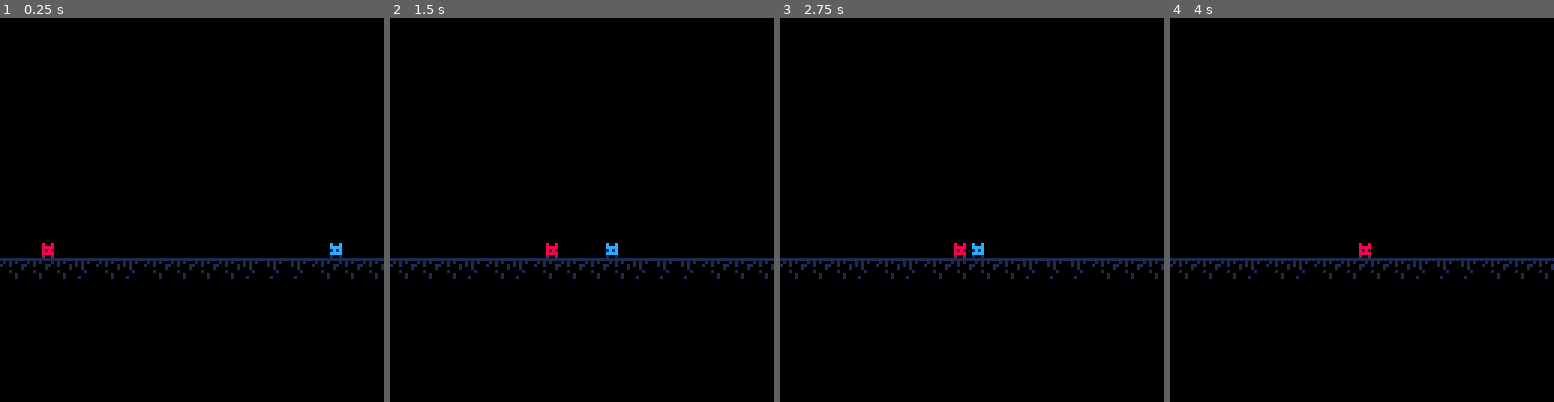
Above: before the commit, frames 1-4 (left to right).
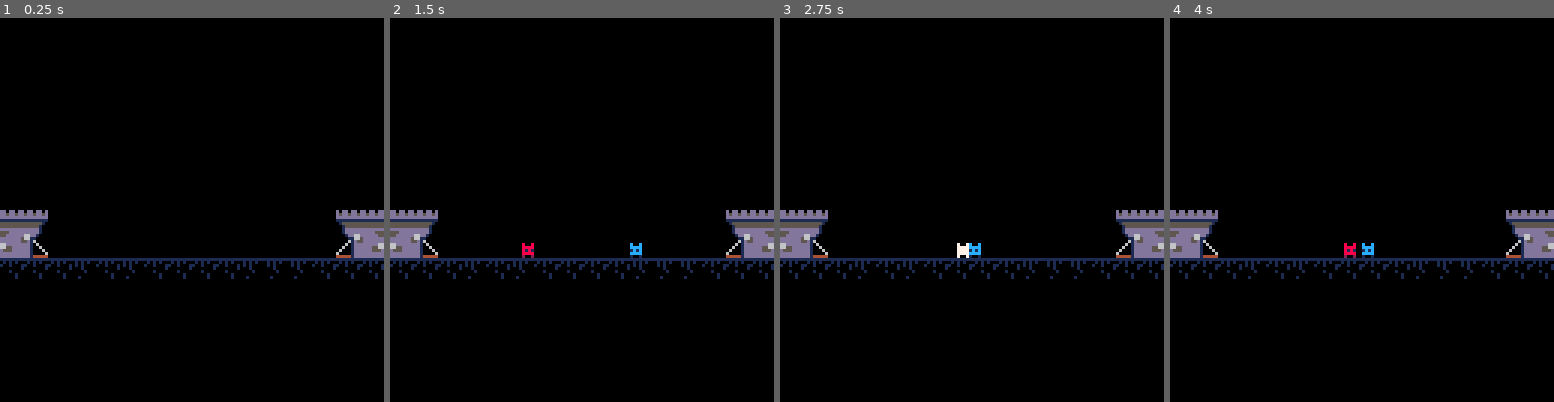
Above: after the commit, the same moments.

Repository: belen-albeza/ldjam-55
Game: PICO-8 cartridge ld55.p8
Same seed, same stepped clock (60 frames per second), same inputs: the game is played once before the commit and once after it.
Inputs:
- Up to frame 1 (0.25 s): no input
- Up to frame 2 (1.5 s): no input
- Up to frame 3 (2.75 s): no input
- Up to frame 4 (4 s): no input

The runs differ from the first frame. In frame 1, 2.8% of the frame differs, in the area x 0-100%, y 50-63%; in frame 2, 3.0%; in frame 3, 2.9%; in frame 4, 2.9%.

Commit message:
Add towers that get hit

Diff:
--- a/ld55.p8
+++ b/ld55.p8
@@ -2,6 +2,8 @@
 version 42
 __lua__
 minions={}
+towers={}
+shake=0
 t=0
 
 function _init()
@@ -10,8 +12,10 @@
 
 function _draw()
 	cls()
+	draw_screenshake()
 
 	foreach(minions,draw_minion)
+	foreach(towers,draw_tower)
 
 	draw_floor(80)
 end
@@ -20,7 +24,7 @@
 	t+=1
 
 	foreach(minions,update_minion)
-
+	foreach(towers,update_tower)
 	--collisions
 	minions_vs_minions()
 end
@@ -28,9 +32,13 @@
 function reset_game()
 	minions={}
 	t=0
-
-	spawn_minion(8,80,1)
-	spawn_minion(120,80,-1)
+	shake=0
+
+	spawn_tower(0)
+	spawn_tower(112)
+
+	spawn_minion(0,80,1)
+	spawn_minion(128,80,-1)
 end
 -->8
 -- minions
@@ -95,10 +103,22 @@
 	m.flash=max(0,m.flash-1)
 
 	if m.status=="move" then
-		m.x+=m.dir
+		update_minion_move(m)
 	elseif m.status=="attack" then
 		update_minion_attack(m)
 	end
+end
+
+function update_minion_move(m)
+		m.x+=m.dir
+
+		if m.x>=124 and is_ally(m) then
+			hit_baddie_tower(m)
+			del(minions,m)
+		elseif m.x<=4 and is_baddie(m)then
+			hit_ally_tower(m)
+			del(minions,m)
+		end
 end
 
 function update_minion_attack(m)
@@ -170,6 +190,15 @@
 
 	return false
 end
+
+function hit_ally_tower(m)
+	hit_tower(towers[1],1)
+end
+
+function hit_baddie_tower(m)
+	hit_tower(towers[2],1)
+end
+
 -->8
 -- hud and attrezo
 
@@ -177,6 +206,88 @@
 	map(0,0,0,y,16,2)
 end
 
+-- towers ------------
+
+function draw_tower(t)
+	if t.flash>0 then
+		for i=1,15 do pal(i,7) end
+	end
+
+	local flipx=t.x>64
+	spr(64,t.x,64,2,2,flipx)
+	pal()
+end
+
+function update_tower(t)
+	t.flash=max(0,t.flash-1)
+end
+
+
+function spawn_tower(x)
+	local t={
+		x=x,
+		life=1,
+		flash=0
+	}
+
+	add(towers,t)
+
+	return t
+end
+
+function hit_tower(t,dmg)
+	t.flash=3
+	t.life-=1
+
+	screenshake()
+end
+-->8
+-- utils
+
+function screenshake(str)
+	if str==nil then
+		str=6
+	end
+
+	shake=6
+end
+
+function draw_screenshake()
+	local sx=rnd(shake)-shake/2
+	local sy=rnd(shake)-shake/2
+
+	shake=max(shake-0.5,0)
+	if shake>10 then
+		shake*=0.9
+	end
+
+	camera(sx,sy)
+end
+…(25 lines of a section not shown)…
 
 
 
Not shown, changed: 24 lines of the sprite sheet (__gfx__) section of ld55.p8
